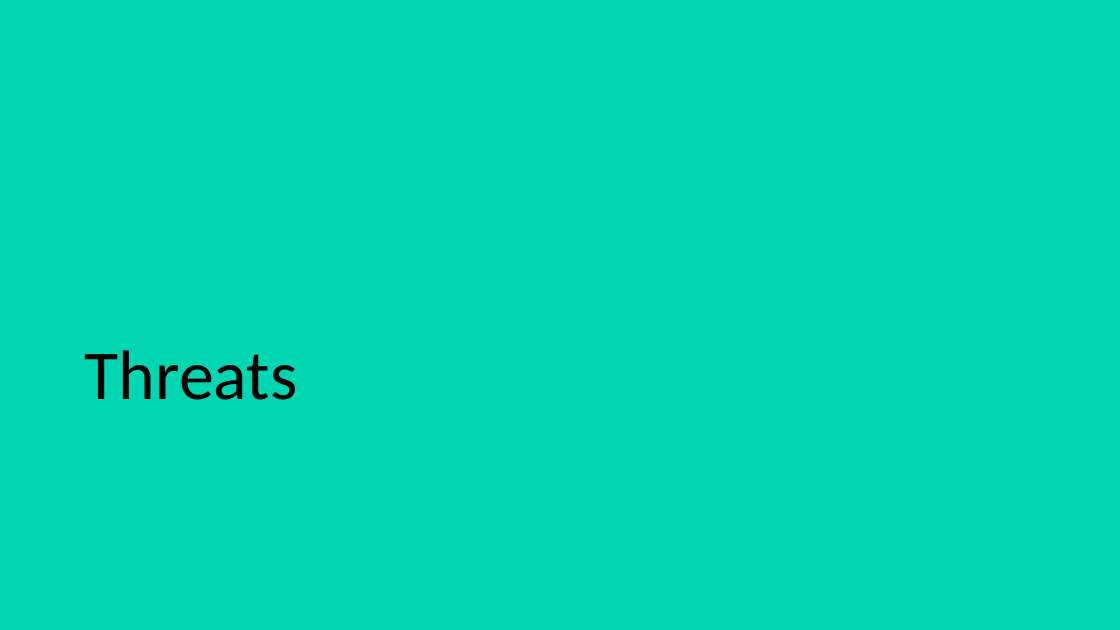
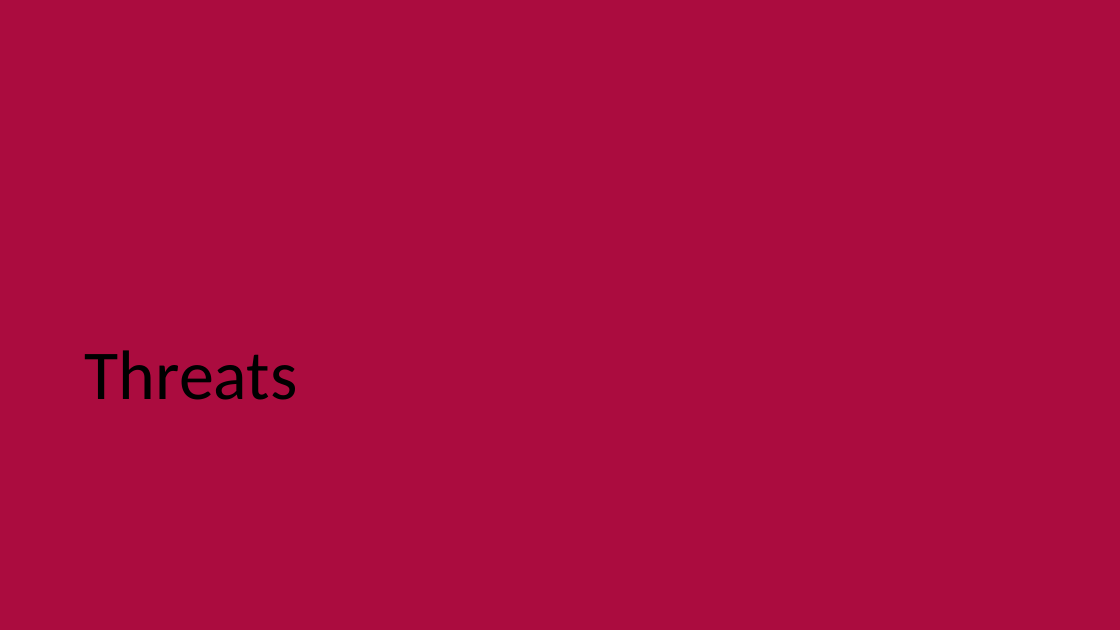
Before and after one commit to LuxRegem/Project_Clash-of-Cosplayers, a slide deck: slide 15 of Shared Documentation/Luke's Documents/Clash of Cos - Visual Pitch.pptx. Drawn at 1120x630 pixels with LibreOffice and Linux fonts; fonts in the diff are those of the drawing. Boxes give left, top, right and bottom in pixels: in the first picture for what was removed or moved away, otherwise in the second. Text is boxed around its words. In the diff, an @@ line names an element or a change of style, - is before the commit and + after.

Commit message:
colour & annotations

```diff
--- a/Shared Documentation/Luke's Documents/Clash of Cos - Visual Pitch.pptx
+++ b/Shared Documentation/Luke's Documents/Clash of Cos - Visual Pitch.pptx
@@ background #00D6B2 to #AB0C3F @@
```
Also in this commit, not shown: 26 other slides changed, 1 slide added, 1 slide removed.
